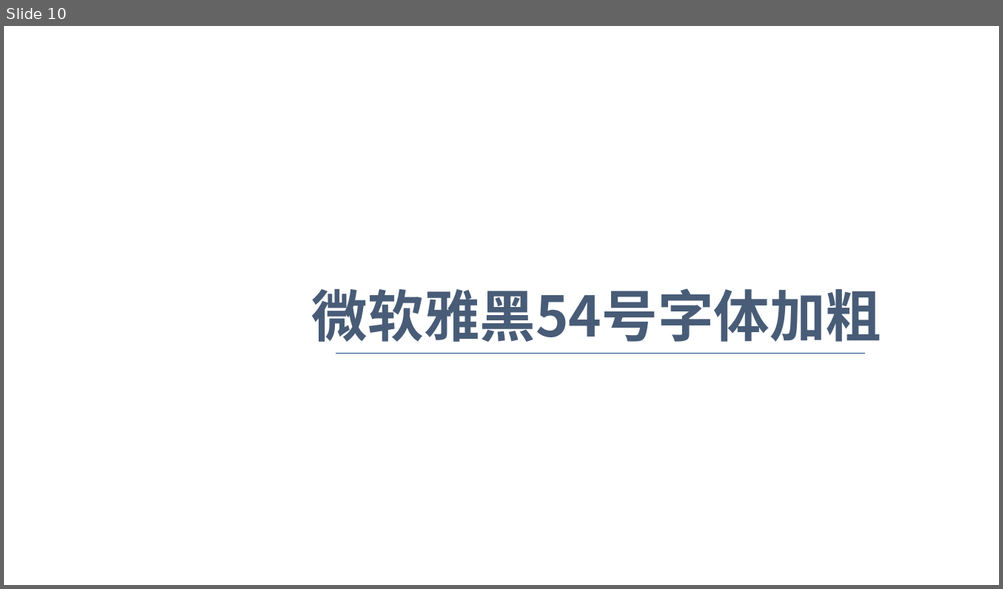
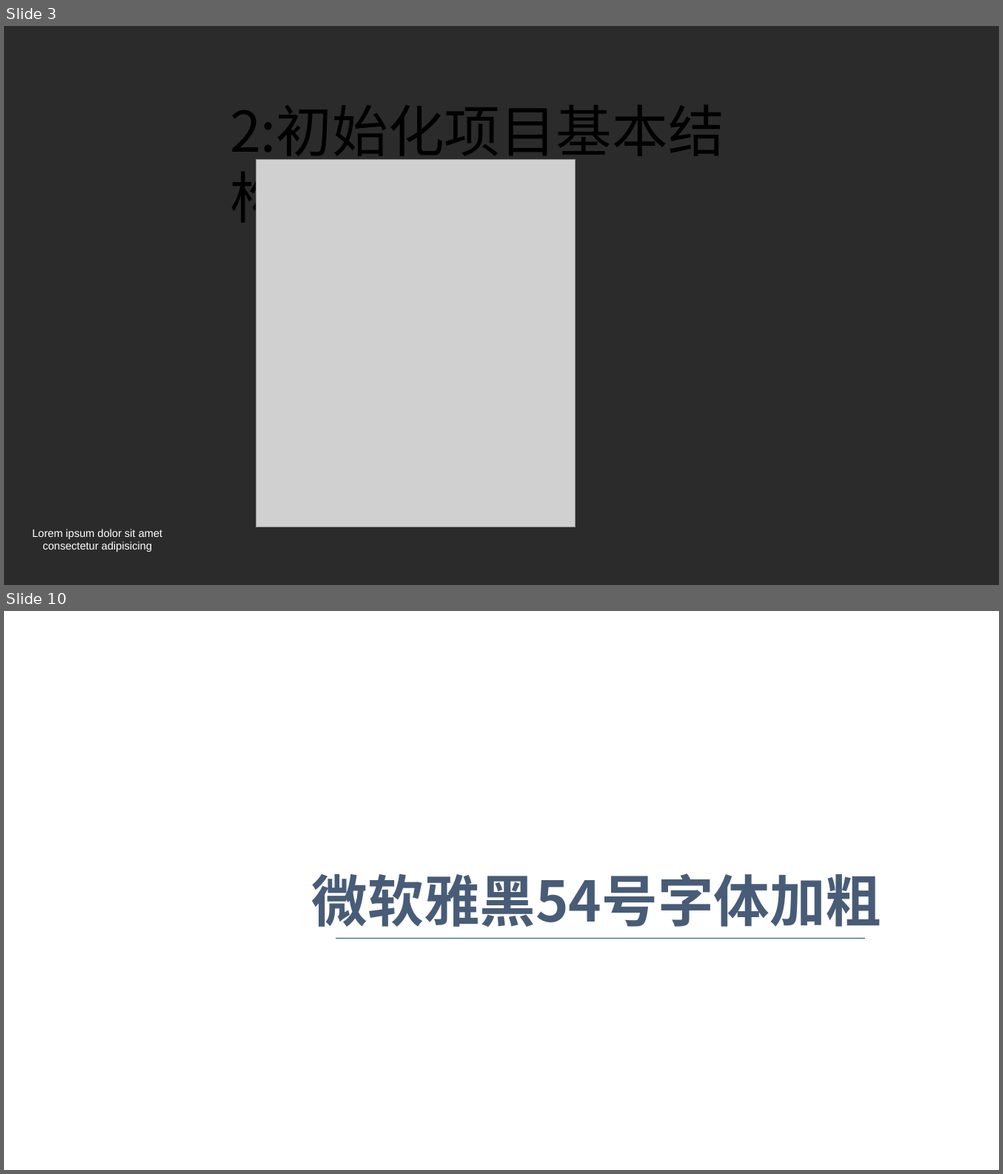
Before and after one commit to roet80736/WXMiniTraining, a slide deck: 微信小程序初级入门.pptx. Shown one above the other, each under a label of ours: slide 10 before the commit, slides 3 and 10 after it; the slides between them are not shown. The pictures are 1003x589 and 1003x1174 pixels, drawn with LibreOffice and Linux fonts; fonts in the diff are those of the drawing; grey boxes stand for pictures; background and template pictures are left out; a plain dark background stands for a picture behind light text. Boxes give left, top, right and bottom in pixels: in the first picture for what was removed or moved away, otherwise in the second. Text is boxed around its words. In the diff, an @@ line names an element or a change of style, - is before the commit and + after.

```diff
--- a/微信小程序初级入门.pptx
+++ b/微信小程序初级入门.pptx
@@ slide 3 added at [4, 26, 999, 585], background picture (left out) @@
@@ text added at [230, 105, 724, 166], 54 pt, text #000000 @@
+2:初始化项目基本结构
@@ picture added at [256, 159, 575, 528] @@
@@ text added at [32, 529, 162, 552], 10.5 pt, text #FFFFFF @@
+Lorem ipsum dolor sit amet consectetur adipisicing
```
Also in this commit, not shown: 3 other slides added, 4 slides removed, 12 other files.
